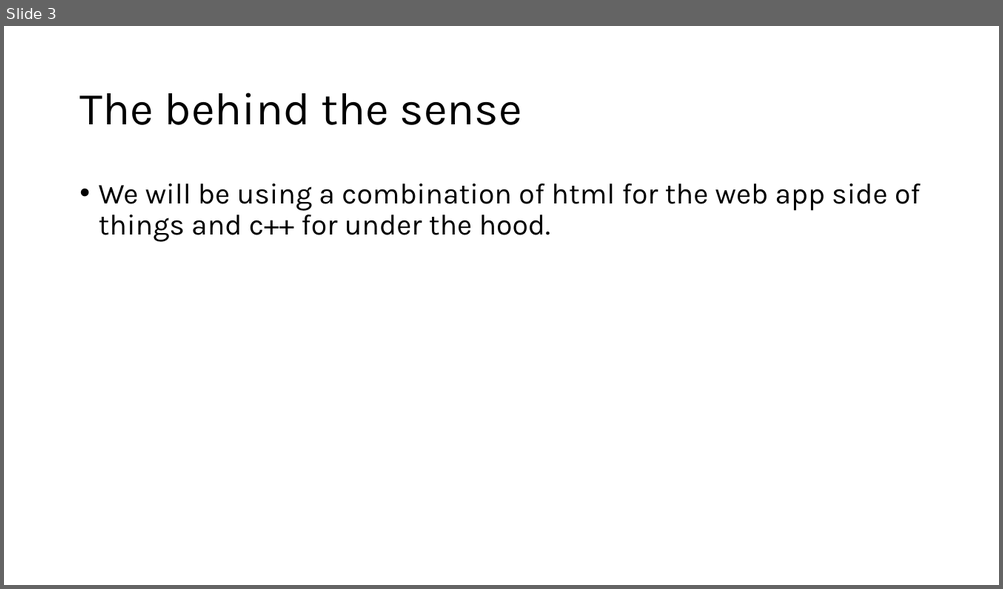
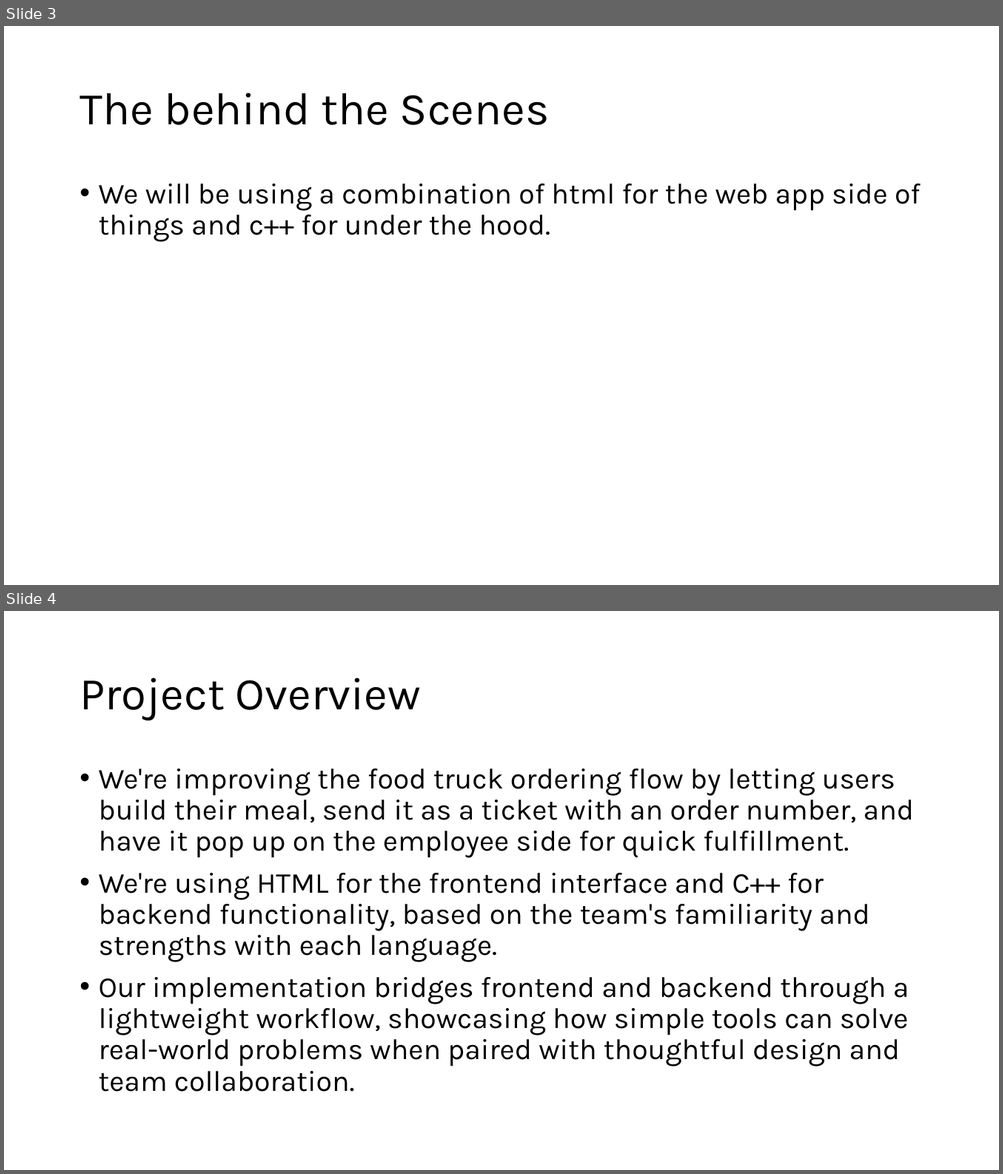
Before and after one commit to SeanStaley21/CSE-350-Team23, a slide deck: homeworks/Homework 1/Homework 1.pptx. Shown one above the other, each under a label of ours: slide 3 before the commit, slides 3 and 4 after it. The pictures are 1003x589 and 1003x1174 pixels, drawn with LibreOffice and Linux fonts; fonts in the diff are those of the drawing. Boxes give left, top, right and bottom in pixels: in the first picture for what was removed or moved away, otherwise in the second. Text is boxed around its words. In the diff, an @@ line names an element or a change of style, - is before the commit and + after.

```diff
--- a/homeworks/Homework 1/Homework 1.pptx
+++ b/homeworks/Homework 1/Homework 1.pptx
@@ slide 4 added at [4, 611, 999, 1170], background #FFFFFF @@
@@ title added at [79, 678, 421, 721], 44 pt, text #000000 @@
+Project Overview
@@ text added at [99, 769, 913, 1092], 28 pt, text #000000 @@
+• We're improving the food truck ordering flow by letting users build their meal, send it as a ticket with an order number, and have it pop up on the employee side for quick fulfillment.
+• We're using HTML for the frontend interface and C++ for backend functionality, based on the team's familiarity and strengths with each language.
+• Our implementation bridges frontend and backend through a lightweight workflow, showcasing how simple tools can solve real-world problems when paired with thoughtful design and team collaboration.
@@ slide 3 changed as well @@
@@ title at [79, 93, 549, 125]: text changed @@
-The behind the sense
+The behind the Scenes
```
Also in this commit, not shown: 2 other slides changed, 7 other slides added.
